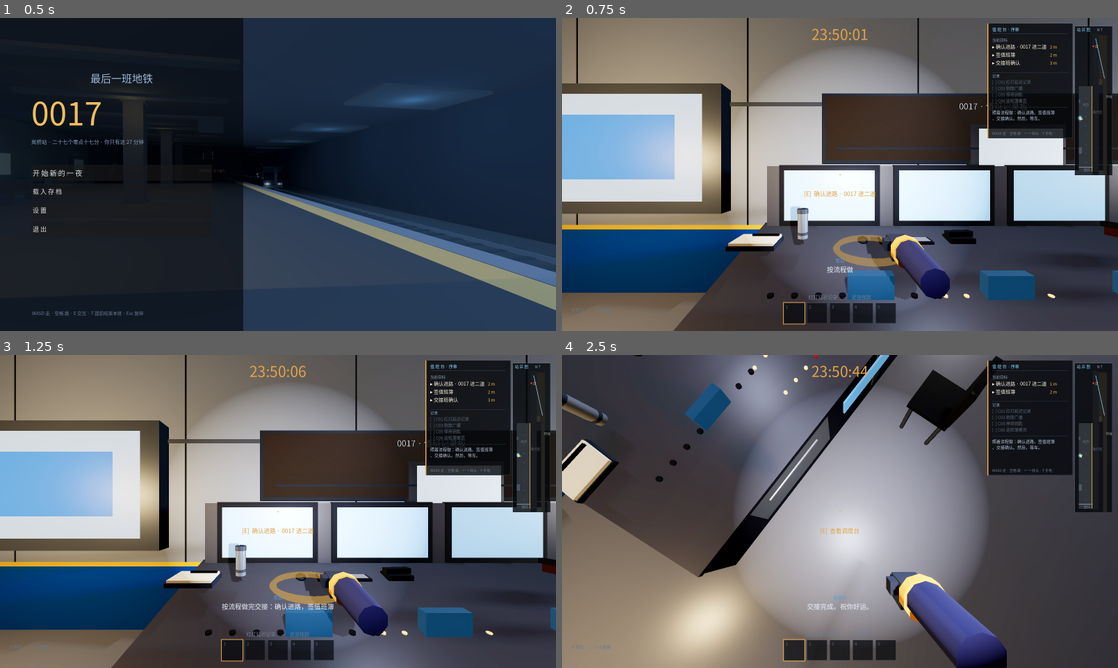
Above: before the commit, frames 1-4 (two rows, left to right).
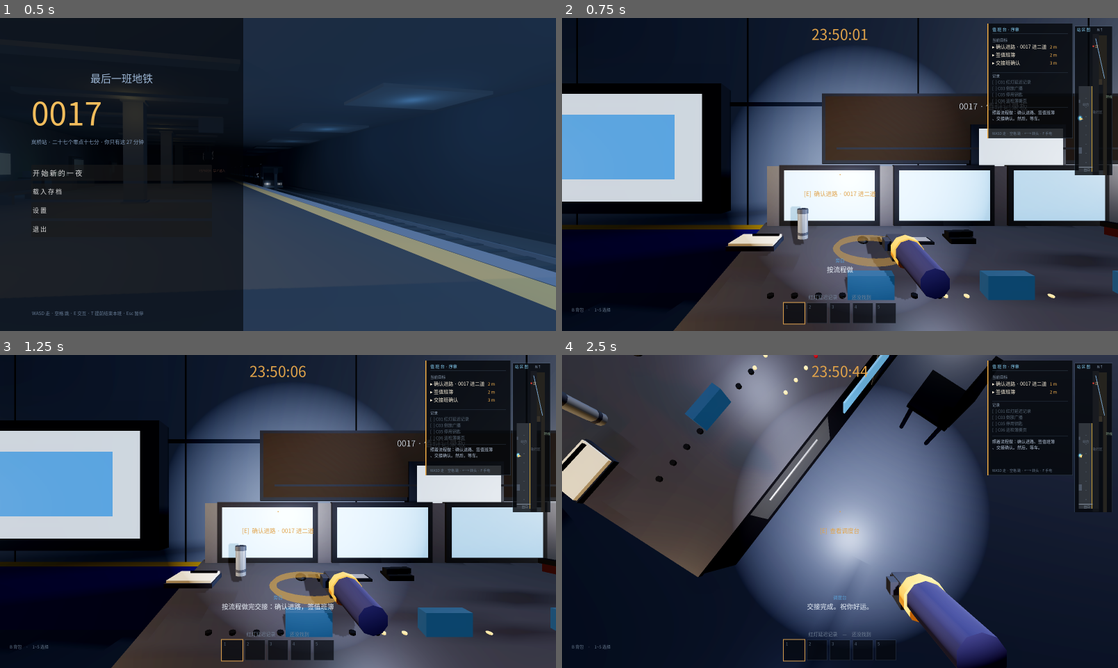
Above: after the commit, the same moments.

Repository: sabrina1647412733-collab/anomaly-bureau-game
Game: Godot game, scene res://scenes/main.tscn
Two runs of this game, one before a commit and one after it. Both use one fixed random seed, a clock stepped at 60 frames per second and the inputs below.
Inputs (mouse positions are in pixels of both pictures, inside the frame that each line leads up to):
- Up to frame 1 (0.5 s): no input
- Up to frame 2 (0.75 s): click "开 始 新 的 一 夜" at 0.5 s
- Up to frame 3 (1.25 s): no input
- Up to frame 4 (2.5 s): tap Enter at 1.25 s; move the mouse to (867, 511) at 1.27 s; hold E 1.28-2.03 s; hold Up from 1.28 s (still down); click (867, 511) at 1.42 s; tap Space at 1.52, 2.27 s; move the mouse to (812, 511) at 2.02 s; tap R at 2.1 s

Frame 1 is identical in both runs. In frame 2, 41% of the frame differs, in the area x 0-100%, y 0-100%; in frame 3, 41%; in frame 4, 57%.

Commit message:
[godot] 六机位全查一遍 + 把轨行区点亮：钢轨终于读得出来
按纪律把六张机位图逐张看完（p25_*.png），没发现回归，揪出一处真问题：
06「地面与轨道」里整条钢轨是黑的——轨行区一盏灯都没有，metal 的钢轨没光可反，右半屏就是一块深蓝灰平板。
改（level.gd::track()）：① 每条钢轨顶加一条 1.2cm 磨光轨头（white 只画顶面，一条钢轨多 2 个三角面）；
② 轨行区加四盏很暗的灯（energy 0.55 / range 7，x=4.0，z=-42/-14/14/42），只让轨头能反光、不改站台亮度。
自检 exit 0；三角 20692→20696、灯 71→75；audit 0/0；
看图验收 p26_06_地面与轨道.png（钢轨成两条亮线、道床有层次）与 p26_01_站台全景.png（站台亮度没变）- 小千

Diff:
--- a/scripts/level.gd
+++ b/scripts/level.gd
@@ -150,6 +150,12 @@
 func track() -> void:
     for rx in [3.28, 4.72]:
         b.box("metal", _v(rx - 0.045, TY, ZTUN), _v(rx + 0.045, TY + 0.16, 200.0), false)
+        # 轨头磨光面：钢轨顶上那一溜才是会反光的，只画一个顶面（2 个三角面）
+        b.box("white", _v(rx - 0.038, TY + 0.160, ZTUN), _v(rx + 0.038, TY + 0.172, 200.0), false, "t")
+    # 轨行区原来一盏灯都没有 —— 六机位拍到"地面与轨道"时整条钢轨是黑的、读不出轨道。
+    # 加四盏很暗的灯（energy 0.55 / range 7），只为让轨头能反一点光，不改变站台整体亮度。
+    for lz in [-42.0, -14.0, 14.0, 42.0]:
+        b.light(_v(4.0, TY + 2.60, lz), Color(0.55, 0.62, 0.78), 0.55, 7.0, false)
     var z := -80.0
     while z < 80.0:
         b.box("conc", _v(2.55, TY - 0.02, z), _v(5.45, TY + 0.03, z + 0.26), false)
Not shown, changed: README.md
